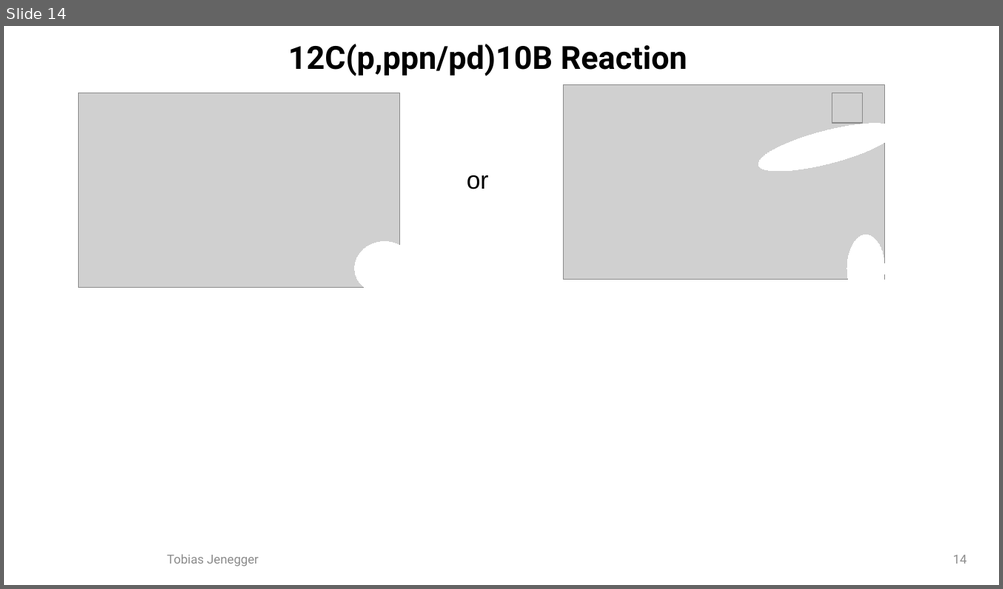
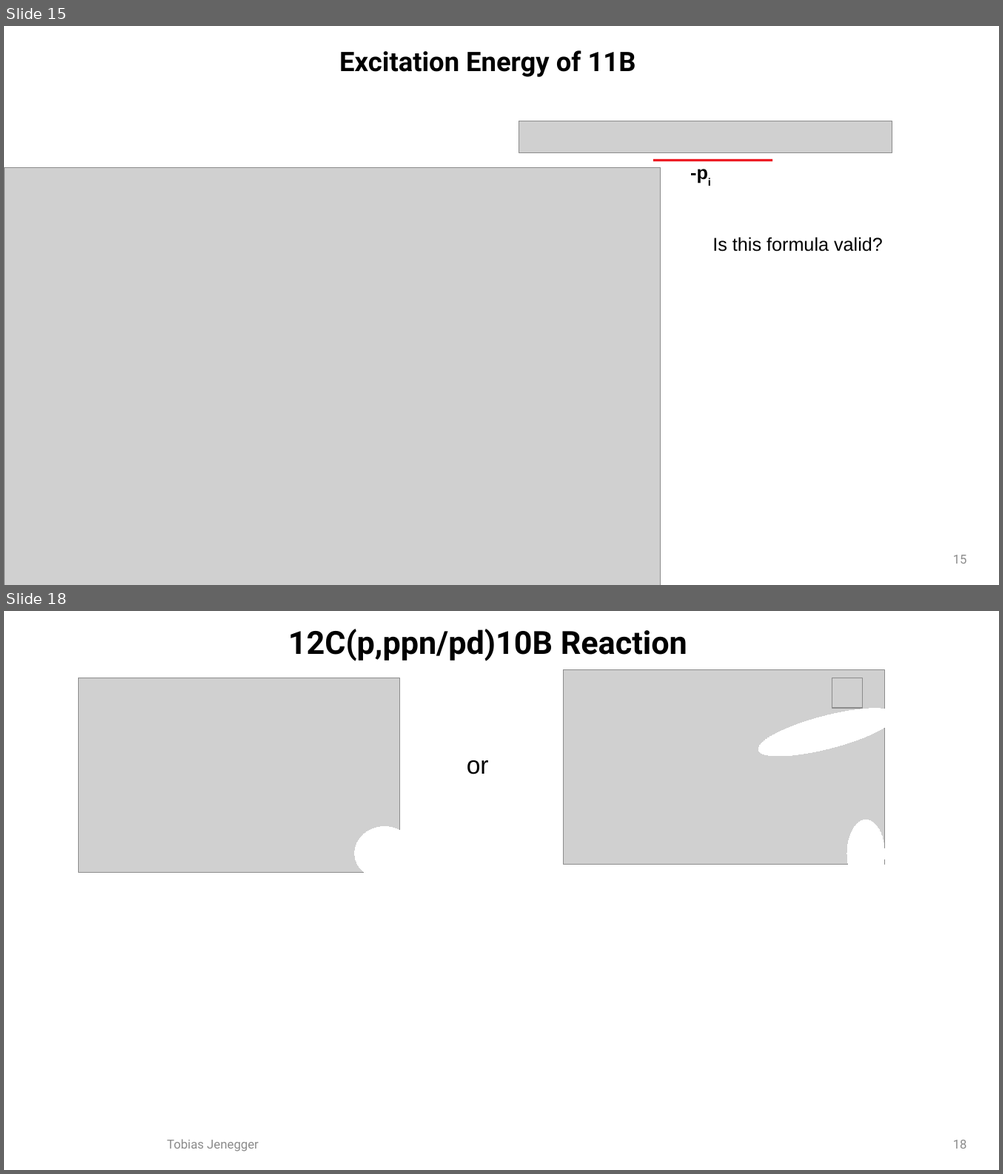
Before and after one commit to jenegger/2021_psi_pres, a slide deck: analysis.odp. Shown one above the other, each under a label of ours: slide 14 before the commit, slides 15 and 18 after it; the slides between them are not shown. The pictures are 1003x589 and 1003x1174 pixels, drawn with LibreOffice and Linux fonts; fonts in the diff are those of the drawing; grey boxes stand for pictures; background and template pictures are left out. Boxes give left, top, right and bottom in pixels: in the first picture for what was removed or moved away, otherwise in the second. Text is boxed around its words. In the diff, an @@ line names an element or a change of style, - is before the commit and + after.

```diff
--- a/analysis.odp
+++ b/analysis.odp
@@ slide 15 added at box(4, 26, 999, 585), background #FFFFFF @@
@@ title added at box(339, 50, 636, 77), 26 pt, text #000000, bold @@
+Excitation Energy of 11B
@@ picture added at box(519, 121, 892, 153) @@
@@ text added at box(683, 157, 728, 190), 18 pt, text #000000, bold @@
+-pi
@@ picture added at box(4, 168, 660, 585) @@
@@ line added from (653, 160) to (772, 160), #ED1C24 2.3 pt @@
@@ text added at box(712, 237, 882, 252), 18 pt, text #000000 @@
+Is this formula valid?
@@ page number added at box(953, 555, 967, 564), 12 pt, text #8B8B8B @@
+15
@@ what was slide 14 is now slide 18 @@
@@ page number at box(953, 1140, 967, 1149): text changed @@
-14
+18
```
Also in this commit, not shown: 5 slides changed, 3 other slides added, 4 slides removed, 13 other files.
